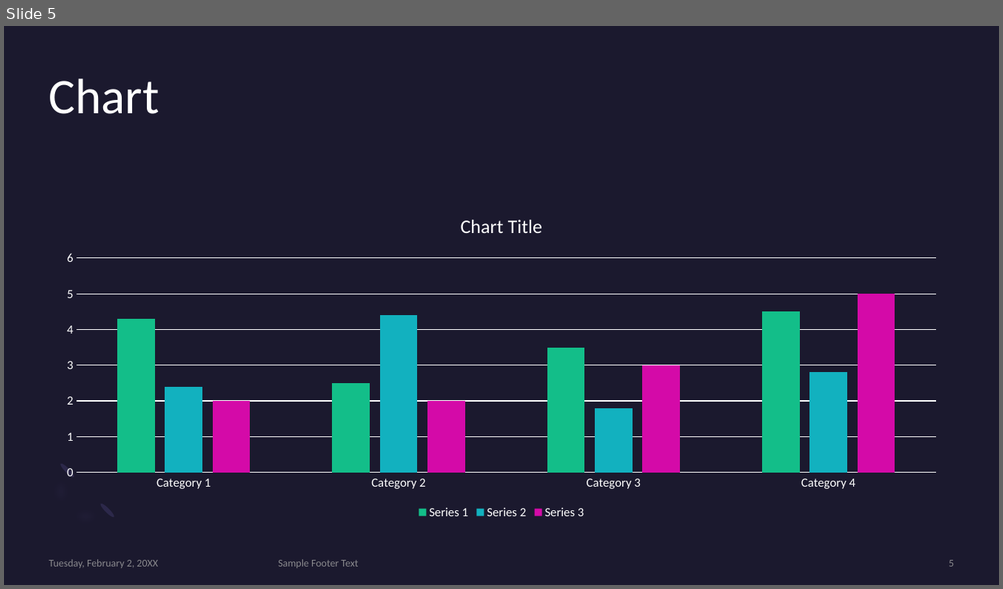
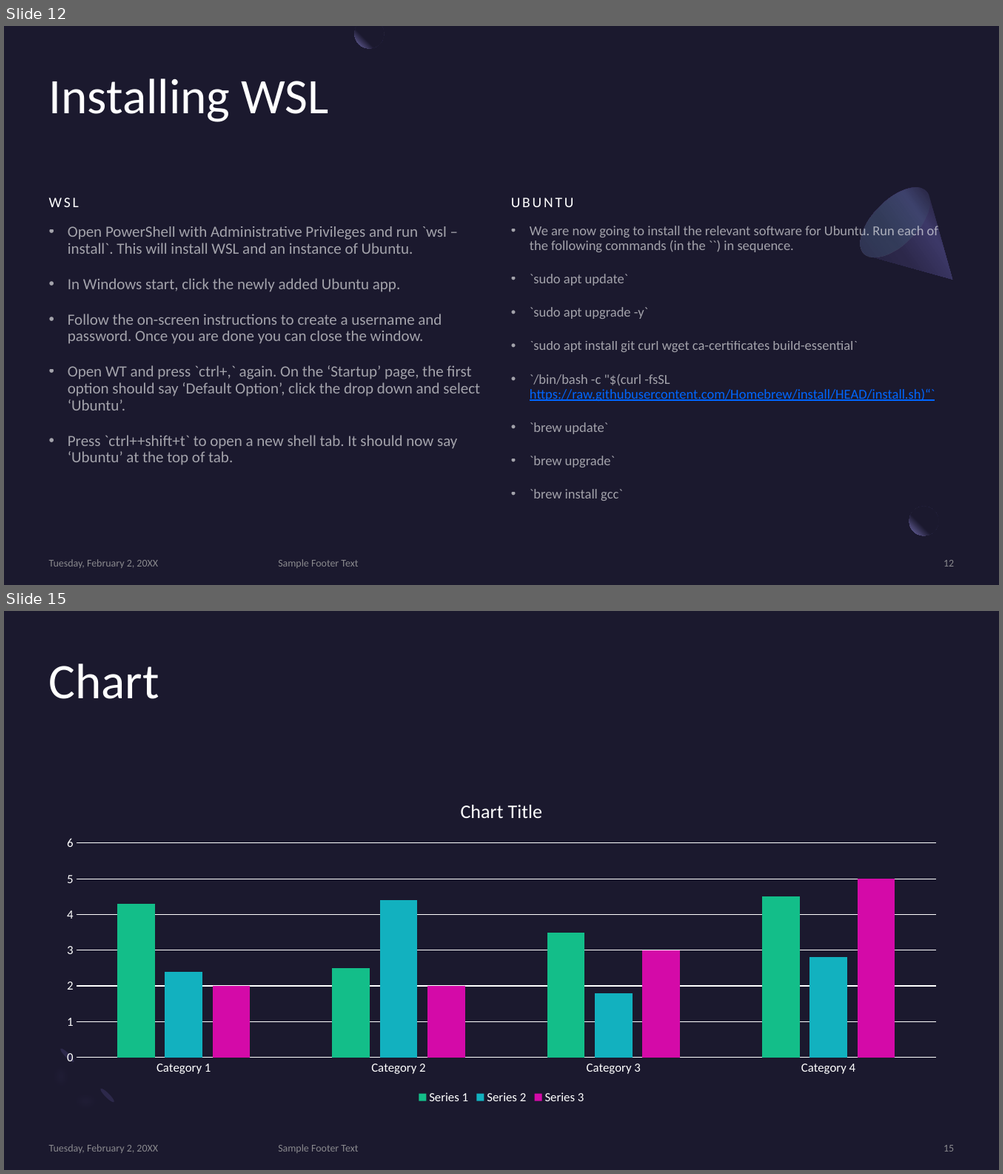
Before and after one commit to MonashDeepNeuron/HPP, a slide deck: content/week0/slides/week0.pptx. Shown one above the other, each under a label of ours: slide 5 before the commit, slides 12 and 15 after it; the slides between them are not shown. The pictures are 1003x589 and 1003x1174 pixels, drawn with LibreOffice and Linux fonts; fonts in the diff are those of the drawing. Boxes give left, top, right and bottom in pixels: in the first picture for what was removed or moved away, otherwise in the second. Text is boxed around its words. In the diff, an @@ line names an element or a change of style, - is before the commit and + after.

Commit message:
Started putting in week 0 content for software installation

```diff
--- a/content/week0/slides/week0.pptx
+++ b/content/week0/slides/week0.pptx
@@ slide 12 added at [4, 26, 999, 585], background #1B192E @@
@@ freeform shape added at [355, 26, 384, 48], fill gradient #1B192E to #7771B2 @@
@@ title added at [49, 79, 329, 122], 48 pt, text #FFFFFF @@
+Installing WSL
@@ freeform shape added at [848, 175, 983, 311], fill gradient #2C284A to #3C3867 to #1B192E @@
@@ ellipse added at [848, 175, 942, 269], fill gradient #454075 to #5BEFC1 @@
@@ text added at [49, 198, 79, 207], 14 pt, text #FFFFFF @@
+WSL
@@ text added at [511, 198, 574, 207], 14 pt, text #FFFFFF @@
+UBUNTU
@@ text added at [529, 224, 938, 501], 13.2 pt, text #FFFFFF at 60% opacity @@
+• We are now going to install the relevant software for Ubuntu. Run each of the following commands (in the ``) in sequence.
+• `sudo apt update`
+• `sudo apt upgrade -y`
+• `sudo apt install git curl wget ca-certificates build-essential`
+• `/bin/bash -c "$(curl -fsSL https://raw.githubusercontent.com/Homebrew/install/HEAD/install.sh)“`
+• `brew update`
+• `brew upgrade`
+• `brew install gcc`
@@ text added at [68, 227, 480, 466], 15 pt, text #FFFFFF at 60% opacity @@
+• Open PowerShell with Administrative Privileges and run `wsl –install`. This will install WSL and an instance of Ubuntu.
+• In Windows start, click the newly added Ubuntu app.
+• Follow the on-screen instructions to create a username and password. Once you are done you can close the window.
+• Open WT and press `ctrl+,` again. On the ‘Startup’ page, the first option should say ‘Default Option’, click the drop down and select ‘Ubuntu’.
+• Press `ctrl++shift+t` to open a new shell tab. It should now say ‘Ubuntu’ at the top of tab.
@@ ellipse added at [909, 507, 938, 537], fill gradient #1B192E to #7771B2 @@
@@ rectangle added at [938, 501, 969, 531], fill #1B192E at 80% opacity @@
@@ text added at [49, 560, 158, 568], 10 pt, text #A6A6A6 at 80% opacity @@
+Tuesday, February 2, 20XX
@@ text added at [278, 560, 358, 568], 10 pt, text #A6A6A6 at 80% opacity @@
+Sample Footer Text
@@ page number added at [943, 560, 953, 567], 10 pt, text #A6A6A6 at 80% opacity @@
+12
@@ what was slide 5 is now slide 15 @@
@@ page number at [943, 1145, 953, 1152]: text changed @@
-5
+15
```
Also in this commit, not shown: 4 slides changed, 8 other slides added, 1 slide removed, 2 other files.
